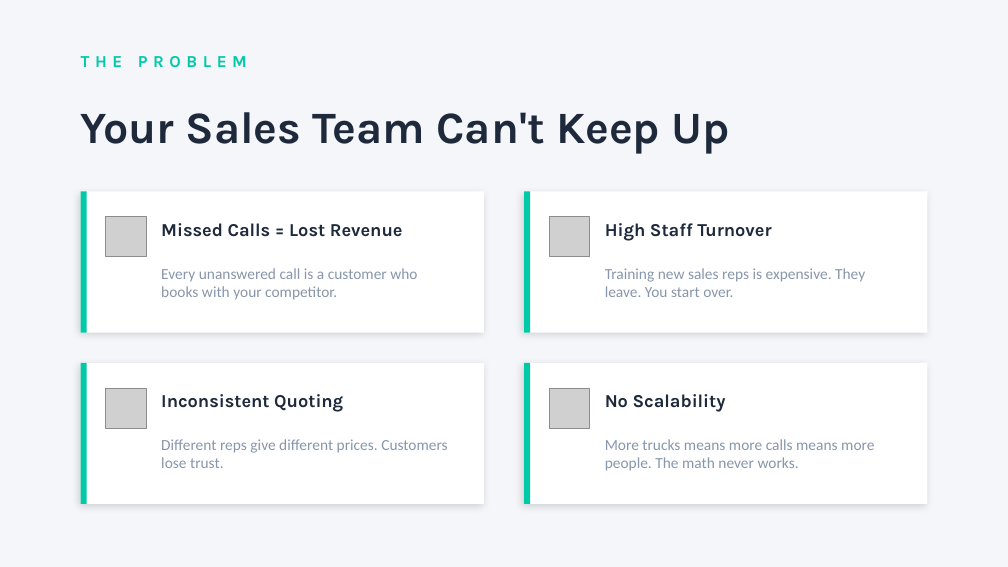
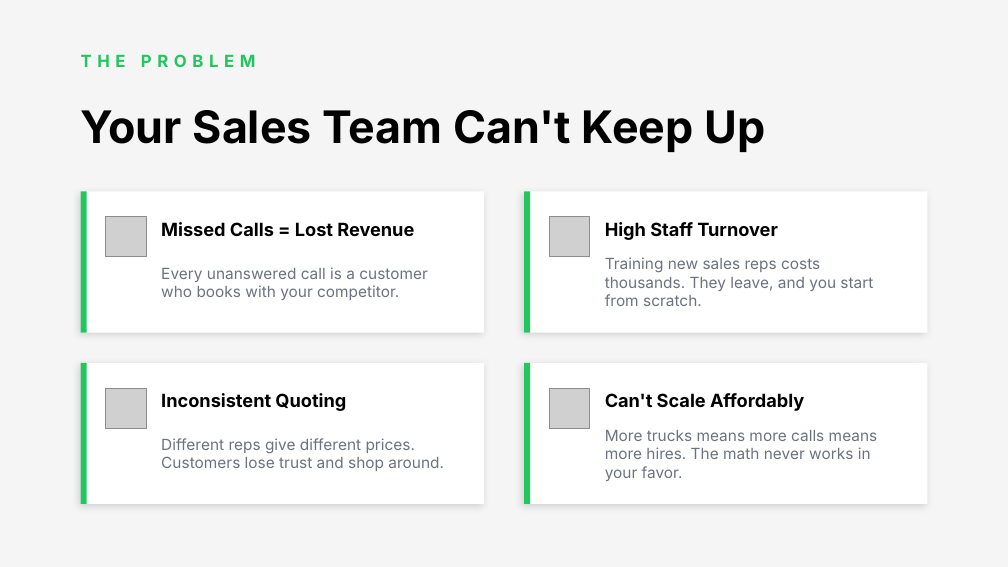
Before and after one commit to chiliec/moovers, a slide deck: slide 2 of Axveer-Moving-Automation.pptx. Drawn at 1008x567 pixels with LibreOffice and Linux fonts; fonts in the diff are those of the drawing; grey boxes stand for pictures. Boxes give left, top, right and bottom in pixels: in the first picture for what was removed or moved away, otherwise in the second. Text is boxed around its words. In the diff, an @@ line names an element or a change of style, - is before the commit and + after.

```diff
--- a/Axveer-Moving-Automation.pptx
+++ b/Axveer-Moving-Automation.pptx
@@ background #F4F6FA to #F5F5F5 @@
@@ text "THE PROBLEM" at [81,54,256,67]: font Karla to Inter, text colour #00C9A7 to #22C55E @@
@@ text "Every unanswered call is a ..." at [161,267,428,300]: font Calibri to Inter, text colour #8896AB to #6B7280 @@
@@ text at [605,257,873,306]: text changed; font Calibri to Inter; text colour #8896AB to #6B7280 @@
-Training new sales reps is expensive. They leave. You start over.
+Training new sales reps costs thousands. They leave, and you start from scratch.
@@ font Karla to Inter, text colour #1E293B to #000000 in 4 elements at [81,110,765,152], [161,222,414,236], [605,222,777,240], [161,393,346,411] @@
@@ fill #00C9A7 to #22C55E in 4 elements at [81,192,87,333], [524,192,530,333], [81,363,87,504], [524,363,530,504] @@
@@ text at [605,393,804,411]: text changed; font Karla to Inter; text colour #1E293B to #000000 @@
-No Scalability
+Can't Scale Affordably
@@ text at [161,438,444,471]: text changed; font Calibri to Inter; text colour #8896AB to #6B7280 @@
-Different reps give different prices. Customers lose trust.
+Different reps give different prices. Customers lose trust and shop around.
@@ text at [605,430,878,481]: text changed; font Calibri to Inter; text colour #8896AB to #6B7280 @@
-More trucks means more calls means more people. The math never works.
+More trucks means more calls means more hires. The math never works in your favor.
```
Also in this commit, not shown: 5 other slides changed, 3 slides added, 3 slides removed, 3 other files.
